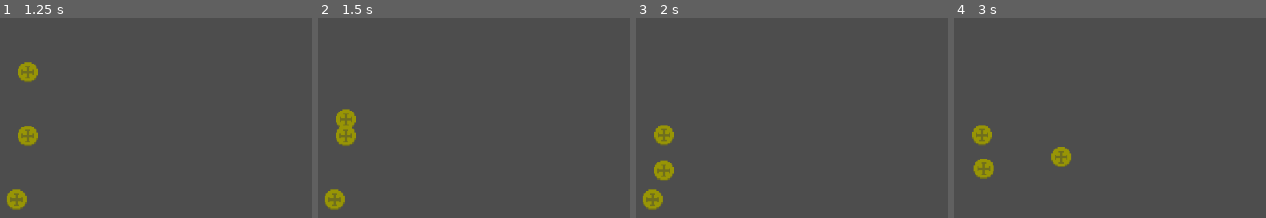
Above: before the commit, frames 1-4 (left to right).
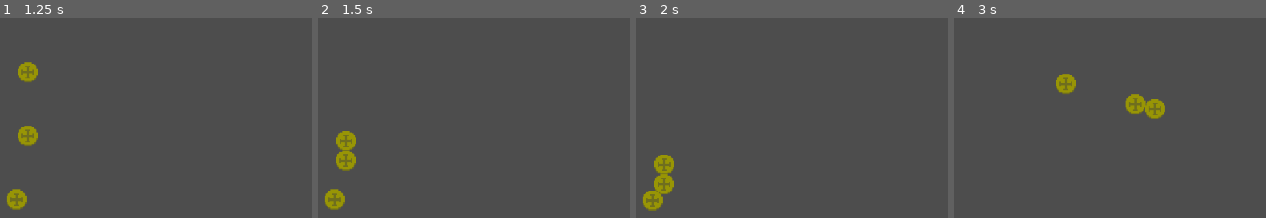
Above: after the commit, the same moments.

Repository: Plagiatus/JulienTest
Game: Godot game, scene res://scenes/game.tscn
Same seed, same stepped clock (60 frames per second), same inputs: the game is played once before the commit and once after it.
Inputs (mouse positions are in pixels of both pictures, inside the frame that each line leads up to):
- Up to frame 1 (1.25 s): tap Enter at 0.5 s; move the mouse to (28, 72) at 0.52 s; press the mouse at (28, 72) at 0.53 s
- Up to frame 2 (1.5 s): tap Space at 1.25 s; move the mouse to (346, 136) at 1.27 s; release the mouse at (346, 136) at 1.28 s; click (346, 136) at 1.35 s
- Up to frame 3 (2 s): no input
- Up to frame 4 (3 s): move the mouse to (969, 200) at 2.02 s; press the mouse at (969, 200) at 2.03 s; tap Enter at 2.75 s; move the mouse to (1088, 142) at 2.77 s; release the mouse at (1088, 142) at 2.78 s; click (1088, 142) at 2.85 s

Frame 1 is identical in both runs. In frame 2, 1.5% of the frame differs, in the area x 5-13%, y 45-77%; in frame 3, 1.5%; in frame 4, 3.2%, in the area x 5-68%, y 28-81%.

Commit message:
better coin movement

Diff:
--- a/source/v3/scenes/game.tscn
+++ b/source/v3/scenes/game.tscn
@@ -2,11 +2,16 @@
 
 [ext_resource type="PackedScene" uid="uid://dfrs0wikm6o54" path="res://scenes/coins/coin.tscn" id="1_uwrxv"]
 
-[sub_resource type="RectangleShape2D" id="RectangleShape2D_igf3p"]
-size = Vector2(720, 60)
+[sub_resource type="WorldBoundaryShape2D" id="WorldBoundaryShape2D_4bdg2"]
+normal = Vector2(0, 1)
 
-[sub_resource type="RectangleShape2D" id="RectangleShape2D_uwrxv"]
-size = Vector2(50, 360)
+[sub_resource type="WorldBoundaryShape2D" id="WorldBoundaryShape2D_v5bn2"]
+
+[sub_resource type="WorldBoundaryShape2D" id="WorldBoundaryShape2D_rfujh"]
+normal = Vector2(1, 0)
+
+[sub_resource type="WorldBoundaryShape2D" id="WorldBoundaryShape2D_6vpvt"]
+normal = Vector2(-1, 0)
 
 [node name="Game" type="Node2D" unique_id=1961153905]
 
@@ -25,22 +30,22 @@
 
 [node name="CollisionShape2D" type="CollisionShape2D" parent="Border/Top" unique_id=1688314869]
 position = Vector2(324, 0)
-shape = SubResource("RectangleShape2D_igf3p")
+shape = SubResource("WorldBoundaryShape2D_4bdg2")
 
 [node name="Bottom" type="StaticBody2D" parent="Border" unique_id=1312759263]
 
 [node name="CollisionShape2D" type="CollisionShape2D" parent="Border/Bottom" unique_id=1690027118]
 position = Vector2(312, 360)
-shape = SubResource("RectangleShape2D_igf3p")
+shape = SubResource("WorldBoundaryShape2D_v5bn2")
 
 [node name="Left" type="StaticBody2D" parent="Border" unique_id=1919164286]
 
 [node name="CollisionShape2D" type="CollisionShape2D" parent="Border/Left" unique_id=866101965]
 position = Vector2(0, 179)
-shape = SubResource("RectangleShape2D_uwrxv")
+shape = SubResource("WorldBoundaryShape2D_rfujh")
 
 [node name="Right" type="StaticBody2D" parent="Border" unique_id=2054709139]
 
 [node name="CollisionShape2D" type="CollisionShape2D" parent="Border/Right" unique_id=1596338786]
 position = Vector2(640, 179)
-shape = SubResource("RectangleShape2D_uwrxv")
+shape = SubResource("WorldBoundaryShape2D_6vpvt")
--- /dev/null
+++ b/source/v3/scenes/object_mover.tscn
@@ -0,0 +1,18 @@
+[gd_scene format=3 uid="uid://bv5ypgokjbu4x"]
+
+[ext_resource type="Script" uid="uid://diwb3cbxjcb2l" path="res://scripts/object_mover.gd" id="1_p123v"]
+
+[sub_resource type="CircleShape2D" id="CircleShape2D_igf3p"]
+
+[node name="ObjectMover" type="Node2D" unique_id=694308492]
+script = ExtResource("1_p123v")
+
+[node name="Pin" type="PinJoint2D" parent="." unique_id=1897007350]
+node_a = NodePath("../Body")
+
+[node name="Body" type="StaticBody2D" parent="." unique_id=1201970330]
+collision_layer = 0
+collision_mask = 0
+
+[node name="CollisionShape2D" type="CollisionShape2D" parent="Body" unique_id=589503546]
+shape = SubResource("CircleShape2D_igf3p")
--- a/source/v3/scripts/components/move_component.gd
+++ b/source/v3/scripts/components/move_component.gd
@@ -7,43 +7,30 @@
 var target_position: Vector2
 var needs_to_move: bool = false
 
+const OBJECT_MOVER = preload("uid://bv5ypgokjbu4x")
+
 func _ready() -> void:
 	click_handler.grab.connect(start_moving)
 	click_handler.move.connect(move_to)
 	click_handler.release.connect(end_moving)
 
+var mover: ObjectMover
+
 func start_moving() -> void:
-	#regular_body.process_mode = Node.PROCESS_MODE_DISABLED
-	#manual_body.process_mode = Node.PROCESS_MODE_INHERIT
+	mover = OBJECT_MOVER.instantiate()
+	get_parent().add_child(mover)
+	mover.setup(get_parent())
 	pass
 
 func move_to(pos: Vector2) -> void:
 	target_position = pos
 	needs_to_move = true
-	#regular_body.process_mode = Node.PROCESS_MODE_DISABLED
-	#manual_body.process_mode = Node.PROCESS_MODE_INHERIT
 
-func _physics_process(delta: float) -> void:
+func _physics_process(_delta: float) -> void:
 	if not needs_to_move: return
-	var parent_position : Vector2 = get_parent().global_position
-	if target_position.distance_squared_to(parent_position) < 1:
-		needs_to_move = false
-		regular_body.freeze = true
-		await Engine.get_physics_frames()
-		regular_body.call_deferred("set", "freeze", false)
-		#manual_body.process_mode = Node.PROCESS_MODE_DISABLED
-		#regular_body.process_mode = Node.PROCESS_MODE_INHERIT
-		return
-	var direction = target_position - parent_position
-	regular_body.apply_force(direction  /delta)
-	#manual_body.velocity = direction / delta
-	#prints(direction)
-	#manual_body.move_and_slide()
-	#get_parent().global_position = manual_body.global_position
-	#manual_body.position = Vector2.ZERO
+	mover.global_position = target_position
 
 func end_moving() -> void:
-	#get_parent().add_child(regular_body)
-	#manual_body.process_mode = Node.PROCESS_MODE_DISABLED
-	#regular_body.process_mode = Node.PROCESS_MODE_INHERIT
+	mover.queue_free()
+	needs_to_move = false
 	pass
--- /dev/null
+++ b/source/v3/scripts/object_mover.gd
@@ -0,0 +1,7 @@
+class_name ObjectMover extends Node2D
+@onready var pin: PinJoint2D = $Pin
+@onready var body: StaticBody2D = $Body
+
+func setup(obj: PhysicsBody2D) -> void:
+	global_position = obj.global_position
+	pin.node_b = obj.get_path()
Not shown, added: source/v3/scripts/object_mover.gd.uid
